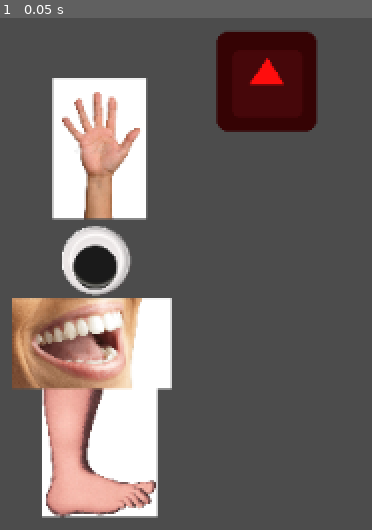
Above: before the commit, frame 1.
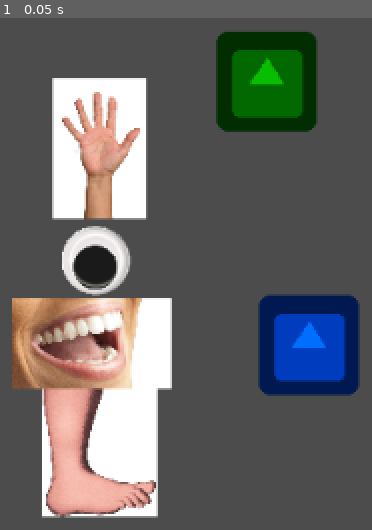
Above: after the commit, the same moment.

Repository: grunkgrunk/Earie
Game: Godot game, scene res://game.tscn
Two runs of this game, one before a commit and one after it. Both use one fixed random seed, a clock stepped at 60 frames per second and the inputs below. The engine's default icon, where the game draws it, is replaced by a stand-in: a white triangle on a blue panel in a dark square.
Inputs:
- Up to frame 1 (0.05 s): no input

The runs differ from the first frame. In frame 1, 11% of the frame differs, in the area x 58-97%, y 2-74%.

Commit message:
made body parts collide

Diff:
--- a/body.gd
+++ b/body.gd
@@ -34,7 +34,7 @@
 # Called every frame. 'delta' is the elapsed time since the previous frame.
 func _process(delta):
 	if Input.is_action_just_pressed("left_click"):
-		var overlaps = $touch.get_overlapping_areas()
+		var overlaps = $touch.get_overlapping_bodies()
 		for o in overlaps:
 			if o.is_in_group("dragonball"): # draggable-ish
 				print(o)
@@ -53,7 +53,7 @@
 
 		if holding == hand:
 			if grab.get_child_count() == 0:
-				var overlaps = hand.get_overlapping_areas()
+				var overlaps = hand.get_node('pickup').get_overlapping_areas()
 				for o in overlaps:
 					print(o)
 					if o.is_in_group("pick_up"):
@@ -77,10 +77,8 @@
 
 
 	if holding != null:
-		holding.global_position = $touch.global_position
-
-	if holding == eye:
-		eye.global_position = $touch.global_position
+		# holding.global_position = $touch.global_position
+		holding.move_and_slide(($touch.global_position - holding.global_position)*10)
 
 
 	if singing:
--- a/body.tscn
+++ b/body.tscn
@@ -13,6 +13,9 @@
 [sub_resource type="RectangleShape2D" id=2]
 extents = Vector2( 30, 30.5 )
 
+[sub_resource type="RectangleShape2D" id=6]
+extents = Vector2( 33.5, 46.5 )
+
 [sub_resource type="RectangleShape2D" id=4]
 extents = Vector2( 52.5, 30 )
 
@@ -25,7 +28,7 @@
 position = Vector2( 326, 199 )
 script = ExtResource( 2 )
 
-[node name="foot" type="Area2D" parent="." groups=["dragonball"]]
+[node name="foot" type="KinematicBody2D" parent="." groups=["dragonball"]]
 position = Vector2( 1, 111 )
 
 [node name="CollisionShape2D" type="CollisionShape2D" parent="foot"]
@@ -38,7 +41,7 @@
 
 [node name="body" type="Node2D" parent="."]
 
-[node name="hand" type="Area2D" parent="body" groups=["dragonball"]]
+[node name="hand" type="KinematicBody2D" parent="body" groups=["dragonball"]]
 position = Vector2( 1, -74 )
 
 [node name="CollisionShape2D" type="CollisionShape2D" parent="body/hand"]
@@ -55,6 +58,12 @@
 [node name="grab" type="Position2D" parent="body/hand"]
 position = Vector2( 1, 2 )
 
+[node name="pickup" type="Area2D" parent="body/hand"]
+
+[node name="CollisionShape2D" type="CollisionShape2D" parent="body/hand/pickup"]
+position = Vector2( -0.5, -1.5 )
+shape = SubResource( 6 )
+
 [node name="mouth" type="Area2D" parent="body" groups=["mouth"]]
 position = Vector2( -1, 42 )
 
@@ -70,7 +79,7 @@
 [node name="vocal" type="AudioStreamPlayer" parent="body/mouth"]
 stream = ExtResource( 5 )
 
-[node name="eye" type="Area2D" parent="body" groups=["dragonball"]]
+[node name="eye" type="KinematicBody2D" parent="body" groups=["dragonball"]]
 
 [node name="CollisionShape2D" type="CollisionShape2D" parent="body/eye"]
 shape = SubResource( 5 )
--- a/game.tscn
+++ b/game.tscn
@@ -11,7 +11,7 @@
 [node name="body" parent="." instance=ExtResource( 1 )]
 
 [node name="apple" type="Area2D" parent="." groups=["pick_up"]]
-modulate = Color( 1, 0.054902, 0.054902, 1 )
+modulate = Color( 0.0392157, 0.745098, 0, 1 )
 position = Vector2( 434, 82 )
 
 [node name="CollisionShape2D" type="CollisionShape2D" parent="apple"]
@@ -22,3 +22,16 @@
 __meta__ = {
 "_edit_lock_": true
 }
+
+[node name="wall" type="KinematicBody2D" parent="."]
+modulate = Color( 0, 0.439216, 1, 1 )
+position = Vector2( 461, 251 )
+
+[node name="CollisionShape2D" type="CollisionShape2D" parent="wall"]
+shape = SubResource( 1 )
+
+[node name="Icon" type="Sprite" parent="wall"]
+texture = ExtResource( 2 )
+__meta__ = {
+"_edit_lock_": true
+}
Not shown: 1 places in body.tscn that only renumber resources
